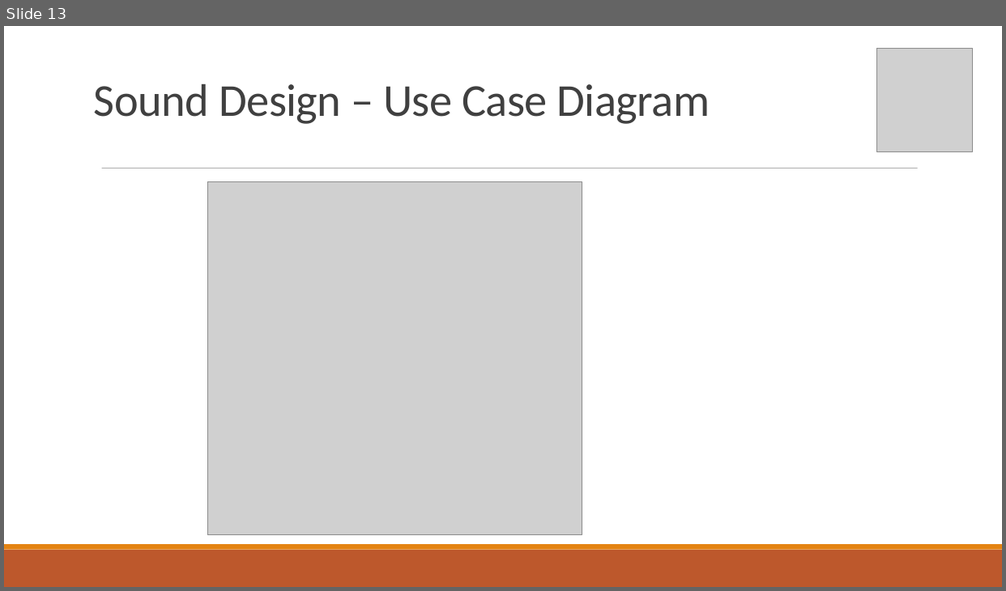
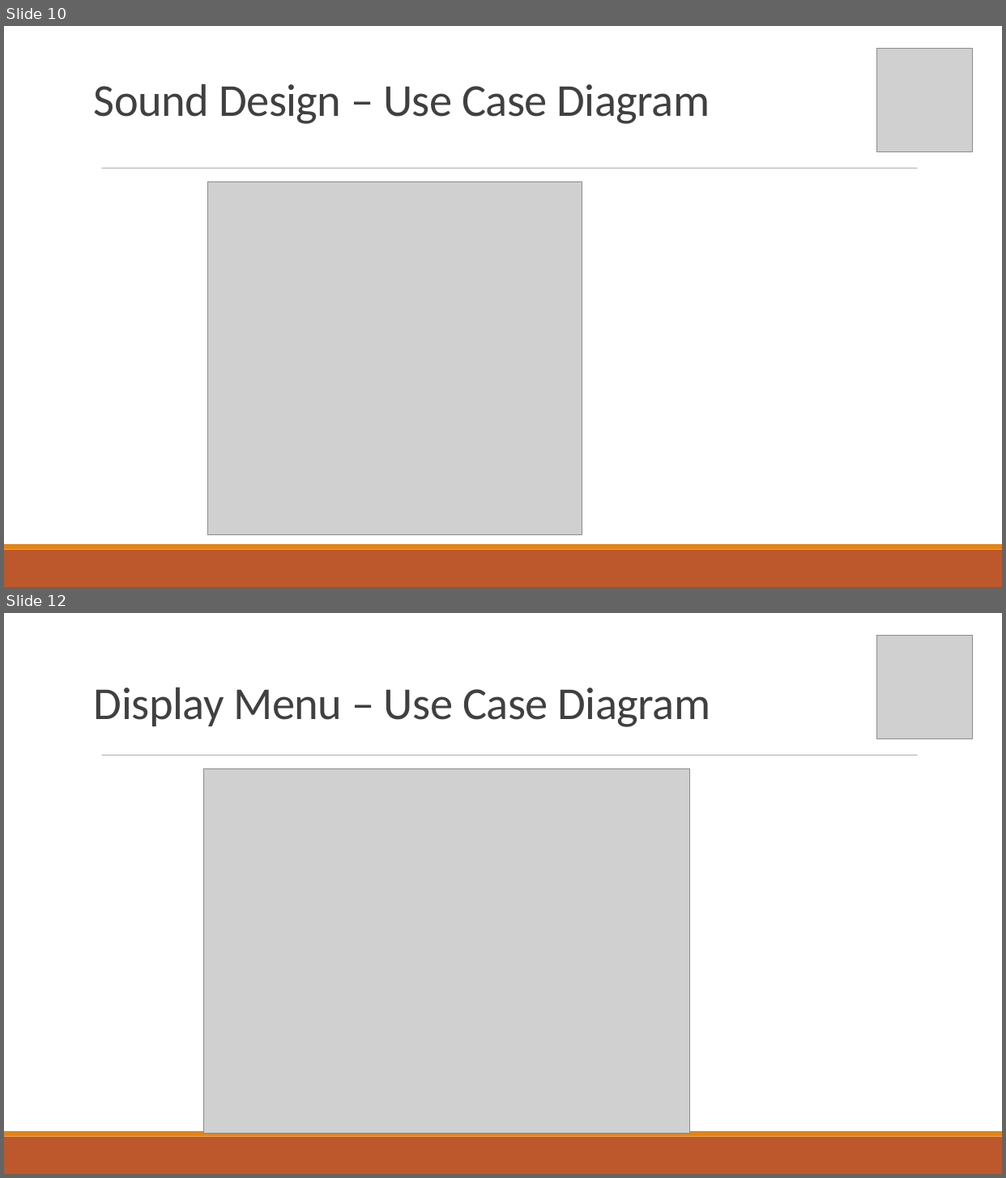
Before and after one commit to Corbono2/Banana-Clone, a slide deck: docs/Debugger.pptx. Shown one above the other, each under a label of ours: slide 13 before the commit, slides 10 and 12 after it; the slides between them are not shown. The pictures are 1006x591 and 1006x1178 pixels, drawn with LibreOffice and Linux fonts; fonts in the diff are those of the drawing; grey boxes stand for pictures. Boxes give left, top, right and bottom in pixels: in the first picture for what was removed or moved away, otherwise in the second. Text is boxed around its words. In the diff, an @@ line names an element or a change of style, - is before the commit and + after.

```diff
--- a/docs/Debugger.pptx
+++ b/docs/Debugger.pptx
@@ slide 12 added at [4, 613, 1002, 1174], background #FFFFFF; not listed: 3 template elements that a slide beside it also shows @@
@@ picture added at [878, 636, 973, 739] @@
@@ text added at [94, 688, 710, 727], 44 pt, text #404040 @@
+Display Menu – Use Case Diagram
@@ picture added at [204, 769, 691, 1134] @@
@@ what was slide 13 is now slide 10 @@
```
Also in this commit, not shown: 1 slide changed, 1 other slide added, 3 slides removed.
